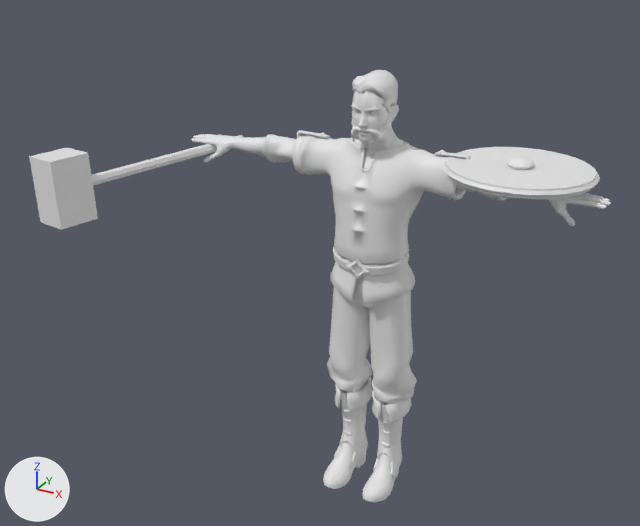
Before and after pictures for a commit that changed the glTF model unity/Tools~/models/heroes_hd/SB_Hero_hendrick_HD.glb.
Before and after are seen from a 50 mm camera at (1.42, -3.01, 2.51) aimed at (-0.13, -0.18, 1.1). The axes (+X, +Y, +Z) are drawn at lower left. The lights are the same throughout. The older version comes first. Vertices at exactly the same position are counted once.

Objects in the first picture: 'SB_Hero_hendrick'.
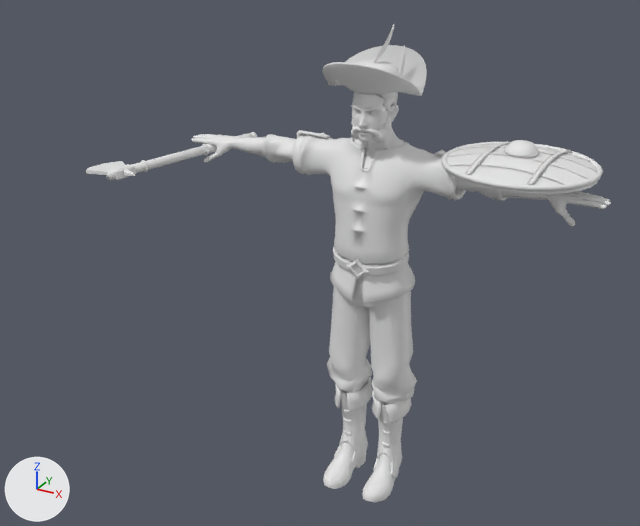
Where the change shows, as pixel boxes [x1, y1, x2, y2] in the pictures (640 x 526 px):
'SB_Hero_hendrick', reshaped (10% narrower, 11% taller)
    before: [29, 70, 611, 502]
    after: [86, 24, 611, 502]
part 1 of me_face, deleted
    before: [507, 156, 534, 170]
part 2 of me_face, deleted
    before: [29, 147, 98, 230]
part 3 of me_face, built on
    before: [91, 77, 607, 308]
    after: [86, 24, 607, 337]

The change in detail:
me_face is used by ob_sb_hero_hendrick; location (0.0, 0.0, 0.0).
me_face had 10891 vertices, 20039 faces and spanned x -1.08..0.9, y -0.76..0.33, z -0.01..1.84.
me_face now has 11721 vertices, 21303 faces and spans x -1.08..0.9, y -0.48..0.34, z -0.01..2.01.
me_face part 1: the loose piece of 62 vertices spanning x 0.51..0.61, y 0.02..0.12, z 1.52..1.57 is deleted.
me_face part 2: the loose piece of 8 vertices spanning x -1.08..-0.87, y -0.76..-0.57, z 1.28..1.55 is deleted.
me_face part 3: 195 vertices moved within x -0.87..0.87, y -0.19..0.33, z 1.06..1.8; 623 vertices removed from x -1.0..0.88, y -0.67..0.33, z 0.92..1.81; 1495 vertices added at x -1.08..0.86, y -0.48..0.34, z 0.77..2.01.
Other edits to the shape of me_face do not show in these pictures.
